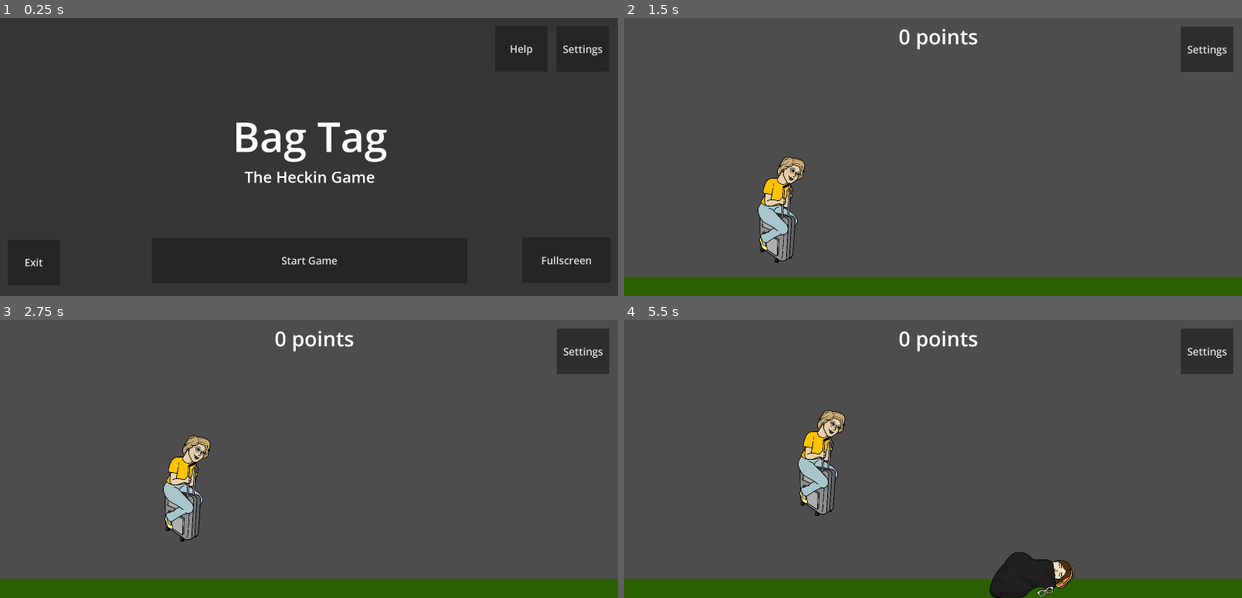
Above: before the commit, frames 1-4 (two rows, left to right).
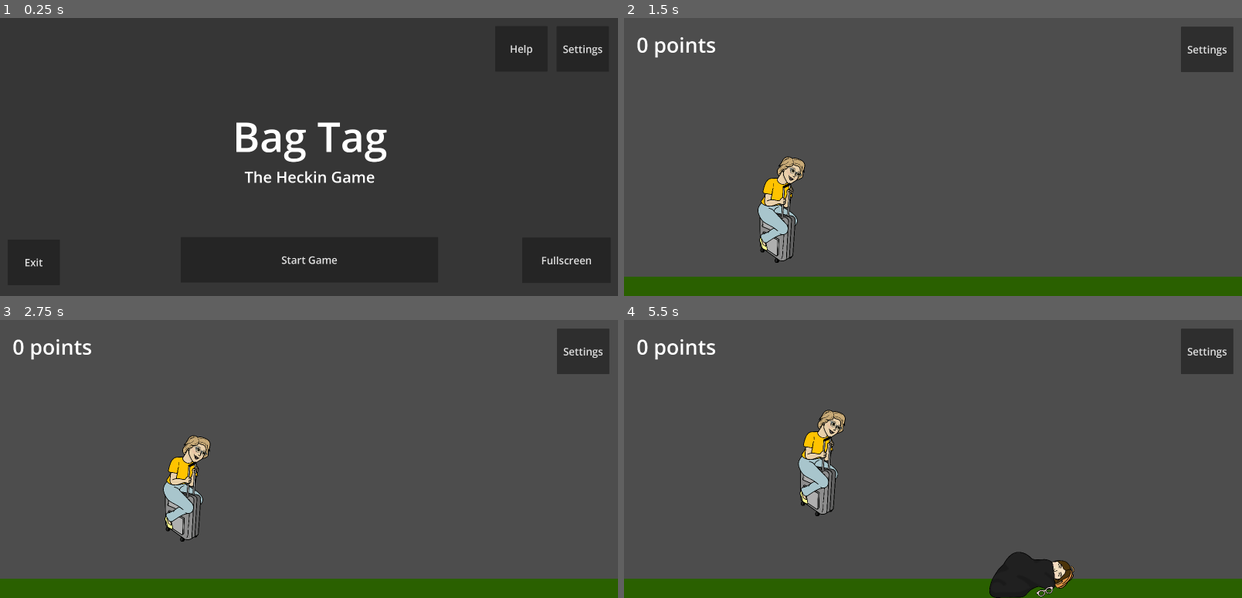
Above: after the commit, the same moments.

Repository: singerbj/bag-tag
Game: Godot game, scene res://scenes/Main.tscn
The game is run twice, just before and just after one commit, with the same random seed, the same clock (stepped at 60 frames per second) and the same inputs.
Inputs (mouse positions are in pixels of both pictures, inside the frame that each line leads up to):
- Up to frame 1 (0.25 s): no input
- Up to frame 2 (1.5 s): click "Start Game" at 0.5 s; tap Enter at 1.25 s; move the mouse to (1068, 143) at 1.27 s; hold Right (ui_right) from 1.28 s (still down); click (1068, 143) at 1.42 s
- Up to frame 3 (2.75 s): keep holding Right (ui_right); tap Up (ui_up) at 1.52, 2.27 s; move the mouse to (185, 472) at 2.02 s
- Up to frame 4 (5.5 s): move the mouse to (994, 397) at 2.77 s; release Right (ui_right) at 2.78 s; move the mouse to (902, 514) at 3.52 s; hold Right (ui_right) 3.53-5.03 s; click (902, 514) at 3.67 s; tap Up (ui_up) at 3.77, 4.52, 5.27 s; move the mouse to (1118, 500) at 4.27 s; move the mouse to (747, 417) at 5.02 s

The runs differ from the first frame. In frame 1, 0.1% of the frame differs, in the area x 45-55%, y 85-89%; in frame 2, 0.6%; in frame 3, 0.8%; in frame 4, 1.3%, in the area x 2-73%, y 3-100%.

Commit message:
score on end screen, handle pausing appropriately

Diff:
--- a/scenes/GameOverScreen.tscn
+++ b/scenes/GameOverScreen.tscn
@@ -40,3 +40,11 @@
 theme = SubResource("Theme_bbmqs")
 text = "Play Again
 "
+
+[node name="ScoreLabel" type="RichTextLabel" parent="."]
+offset_left = 1258.0
+offset_top = 560.0
+offset_right = 1798.0
+offset_bottom = 885.0
+theme = SubResource("Theme_5ghd4")
+theme_override_font_sizes/normal_font_size = 120
--- a/scenes/GameScreen.tscn
+++ b/scenes/GameScreen.tscn
@@ -53,9 +53,9 @@
 "
 
 [node name="ScoreLabel" type="RichTextLabel" parent="CanvasLayer"]
-offset_left = 1333.0
-offset_top = 21.0
-offset_right = 2664.0
-offset_bottom = 181.0
+offset_left = 61.0
+offset_top = 61.0
+offset_right = 640.0
+offset_bottom = 221.0
 theme_override_font_sizes/normal_font_size = 100
 text = "0 points"
--- a/scenes/HelpScreen.tscn
+++ b/scenes/HelpScreen.tscn
@@ -14,10 +14,10 @@
 
 [node name="RichTextLabel" type="RichTextLabel" parent="."]
 layout_mode = 0
-offset_left = 1355.0
-offset_top = 487.0
-offset_right = 1812.0
-offset_bottom = 812.0
+offset_left = 1283.0
+offset_top = 55.0
+offset_right = 1740.0
+offset_bottom = 380.0
 theme = SubResource("Theme_t1ebu")
 text = "Help"
 
@@ -30,3 +30,19 @@
 theme = SubResource("Theme_gemsm")
 text = "Back
 "
+
+[node name="HelpDescriptionLabel" type="RichTextLabel" parent="."]
+offset_left = 590.0
+offset_top = 389.0
+offset_right = 2427.0
+offset_bottom = 1163.0
+theme = SubResource("Theme_t1ebu")
+theme_override_font_sizes/normal_font_size = 60
+text = "How to Play:
+1. Tag those bags!
+2. Avoid squishing your family!
+3. Keep on going!
+
+Mobile Controls: Tap to Jump and Swipe Right to Dash
+
+Keyboard Controls: Up Arrow to Jump and Right Arrow to Dash"
--- a/scenes/SettingsScreen.tscn
+++ b/scenes/SettingsScreen.tscn
@@ -58,9 +58,28 @@
 "
 
 [node name="FullscreenButton" type="Button" parent="."]
-offset_left = 1281.0
-offset_top = 620.0
-offset_right = 1711.0
-offset_bottom = 841.0
+offset_left = 1270.0
+offset_top = 917.0
+offset_right = 1700.0
+offset_bottom = 1138.0
 theme = SubResource("Theme_lwxtk")
 text = "Fullscreen"
+
+[node name="RichTextLabel2" type="RichTextLabel" parent="."]
+offset_left = 1367.0
+offset_top = 564.0
+offset_right = 2168.0
+offset_bottom = 889.0
+theme = SubResource("Theme_2y1c4")
+theme_override_font_sizes/normal_font_size = 60
+text = "Volume"
+
+[node name="VolumeSlider" type="HSlider" parent="."]
+layout_mode = 0
+offset_left = 1020.0
+offset_top = 646.0
+offset_right = 1939.0
+offset_bottom = 795.0
+max_value = 10.0
+value = 10.0
+tick_count = 11
--- a/scenes/TitleScreen.tscn
+++ b/scenes/TitleScreen.tscn
@@ -44,10 +44,10 @@
 
 [node name="StartGameButton" type="Button" parent="."]
 layout_mode = 0
-offset_left = 739.0
-offset_top = 1069.0
-offset_right = 2270.0
-offset_bottom = 1290.0
+offset_left = 879.0
+offset_top = 1066.0
+offset_right = 2129.0
+offset_bottom = 1287.0
 theme = SubResource("Theme_1ea38")
 text = "Start Game"
 
--- a/scripts/game.gd
+++ b/scripts/game.gd
@@ -23,6 +23,7 @@
 var last_position_reset = 0
 var last_game_object_spawn_time = 0
 var last_game_object = 0
+var last_pause = 0
 var points = 0
 
 var game_objects = []
@@ -40,8 +41,18 @@
 	get_parent().get_node("CanvasLayer").hide()
 
 func _process(_delta: float) -> void:
-	if current_game_state == GameState.Running:
-		var current_time = Time.get_unix_time_from_system()
+	var current_time = Time.get_unix_time_from_system()
+	if current_game_state == GameState.Paused:
+		if last_pause == 0:
+			last_pause = current_time
+	elif current_game_state == GameState.Running:
+		if last_pause != 0:
+			var offset = current_time - last_pause
+			last_position_reset += offset
+			last_game_object_spawn_time += offset
+			last_game_object += offset
+			last_pause = 0
+
 		$Floor.position.x = $Player.position.x
 
 		if (current_time - last_game_object_spawn_time) > MIN_GAME_OBJECT_SPAWN_DELAY:
@@ -61,7 +72,7 @@
 				new_game_object.apply_torque_impulse(_get_random_force())
 				new_game_object.inertia = 0
 
-	get_parent().get_node("CanvasLayer/ScoreLabel").text = str(points) + " points"
+	get_parent().get_node("CanvasLayer/ScoreLabel").text = str(points)  + (" point" if points == 1 else " points")
 
 func _physics_process(_delta: float) -> void:
 	if current_game_state == GameState.Running:
--- a/scripts/main.gd
+++ b/scripts/main.gd
@@ -4,13 +4,28 @@
 
 @onready var GameScreenScene = preload("res://scenes/GameScreen.tscn")
 
+const BKRD_MUSIC_DEFAULT_DB = -20
+const JUMP_DEFAULT_DB = -20
+const DASH_DEFAULT_DB = -12
+const MIN_DB = -60
+
 var game_screen_scene: Node
 var game_scene: Node
+var background_music_player: Node
+var jump_player: Node
+var dash_player: Node
 
 # Called when the node enters the scene tree for the first time.
 func _ready() -> void:
 	game_screen_scene = get_node("GameScreen")
 	game_scene = game_screen_scene.get_node("Game")
+	background_music_player = game_scene.get_node('AudioStreamPlayer')
+	jump_player = game_scene.get_node('Player').get_node('JumpAudioStreamPlayer')
+	dash_player = game_scene.get_node('Player').get_node('DashAudioStreamPlayer')
+
+	background_music_player.volume_db = BKRD_MUSIC_DEFAULT_DB
+	jump_player.volume_db = JUMP_DEFAULT_DB
+	dash_player.volume_db = DASH_DEFAULT_DB
 
 	$TitleScreen.show()
 	$SettingsScreen.hide()
@@ -28,6 +43,7 @@
 	$SettingsScreen/HelpButton.connect("pressed", self._on_help_button_pressed)
 	$SettingsScreen/ExitButton.connect("pressed", self._on_exit_button_pressed)
 	$SettingsScreen/FullscreenButton.connect("pressed", self._on_fullscreen_button_pressed)
+	$SettingsScreen/VolumeSlider.connect("value_changed", self._on_volume_changed)
 
 	$HelpScreen/BackButton.connect("pressed", self._on_help_back_button_pressed)
 
@@ -66,6 +82,11 @@
 	else:
 		DisplayServer.window_set_mode(DisplayServer.WINDOW_MODE_WINDOWED)
 
+func _on_volume_changed(value: float) -> void:
+	background_music_player.volume_db = -1000 if value == 0 else MIN_DB + (value / 10 * (abs(MIN_DB) - abs(BKRD_MUSIC_DEFAULT_DB)))
+	jump_player.volume_db = -1000 if value == 0 else MIN_DB + (value / 10 * (abs(MIN_DB) - abs(JUMP_DEFAULT_DB)))
+	dash_player.volume_db = -1000 if value == 0 else MIN_DB + (value / 10 * (abs(MIN_DB) - abs(DASH_DEFAULT_DB)))
+
 func _on_settings_back_button_pressed() -> void:
 	print("_on_settings_back_button_pressed")
 	$SettingsScreen.hide()
@@ -96,9 +117,10 @@
 	game_screen_scene.hide()
 	$GameOverScreen.hide()
 
-func on_game_over() -> void:
+func on_game_over(points: int) -> void:
 	$TitleScreen.hide()
 	$SettingsScreen.hide()
 	$HelpScreen.hide()
 	game_screen_scene.hide()
+	$GameOverScreen/ScoreLabel.text = str(points) + (" point" if points == 1 else " points")
 	$GameOverScreen.show()
--- a/scripts/player.gd
+++ b/scripts/player.gd
@@ -13,12 +13,14 @@
 const DEFAULT_JUMP_BUDGET := 0.1
 const DEFAULT_DASH_BUDGET := 0.5
 const DEFAULT_MOVEMENT_SPEED := 500
+const SPEED_MULTIPLIER_INCREMENT = 0.00001
 
 var swipe_start = null
 var jump_budget = DEFAULT_JUMP_BUDGET
 var jumping = false
 var dash_available = true
 var dash_budget = 0
+var speed_multiplier = 1.0
 
 @onready var game_scene: Game
 @onready var main_scene: Main
@@ -31,6 +33,8 @@
 
 func _process(delta):
 	if game_scene.current_game_state == game_scene.GameState.Running:
+		speed_multiplier += SPEED_MULTIPLIER_INCREMENT
+
 		velocity.y += GRAVITY * delta
 
 		if jumping:
@@ -51,14 +55,14 @@
 			$Fire.visible = true
 			$DashSprite.visible = true
 			velocity.y = clamp(velocity.y, -INF, 0)
-			velocity.x = DASH_FORCE
+			velocity.x = DASH_FORCE * speed_multiplier
 			dash_budget -= 1 * delta
 			if dash_budget < 0:
 				dash_budget = 0
 		else:
 			$Fire.visible = false
 			$DashSprite.visible = false
-			velocity.x = DEFAULT_MOVEMENT_SPEED
+			velocity.x = DEFAULT_MOVEMENT_SPEED * speed_multiplier
 
 		move_and_slide()
 
@@ -71,7 +75,7 @@
 		if body is People:
 			print("Collided with People: ", body.name)
 			game_scene.stop_game()
-			main_scene.on_game_over()
+			main_scene.on_game_over(get_parent().points)
 			break
 		elif body is Backpack:
 			print("Collided with Backpack: ", body.name)
